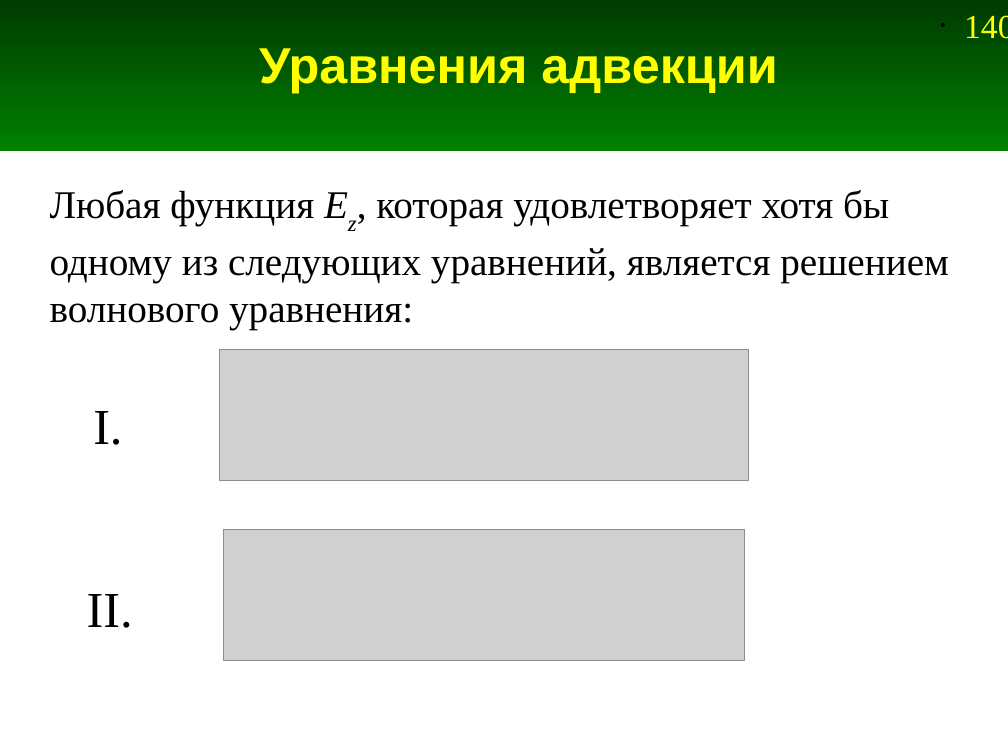
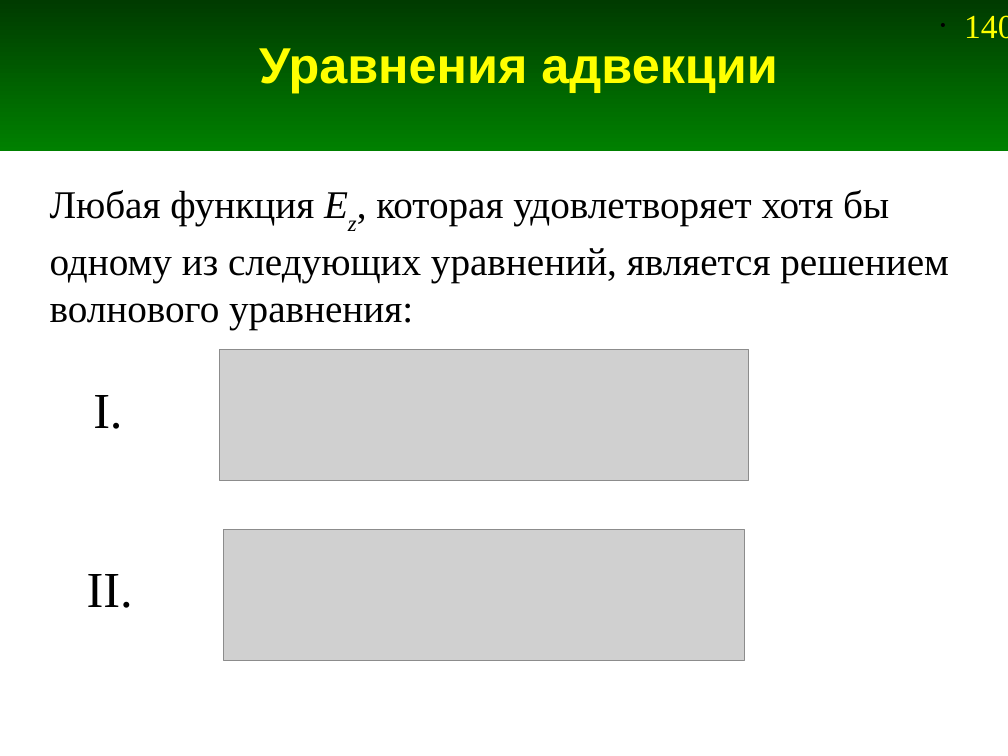
Before and after one commit to andris0147sv/modelling, a slide deck: slide 140 of presentations/2. FDTD.odp. Drawn at 1008x756 pixels with LibreOffice and Linux fonts; fonts in the diff are those of the drawing; grey boxes stand for pictures. Boxes give left, top, right and bottom in pixels: in the first picture for what was removed or moved away, otherwise in the second. Text is boxed around its words. In the diff, an @@ line names an element or a change of style, - is before the commit and + after.

```diff
--- a/presentations/2. FDTD.odp
+++ b/presentations/2. FDTD.odp
@@ text "I." moved from (x1=93, y1=411, x2=122, y2=445) to (x1=93, y1=395, x2=122, y2=429) @@
@@ text "II." moved from (x1=87, y1=594, x2=133, y2=628) to (x1=87, y1=574, x2=133, y2=608) @@
```
Also in this commit, not shown: 2 other slides changed, 2 other files.
